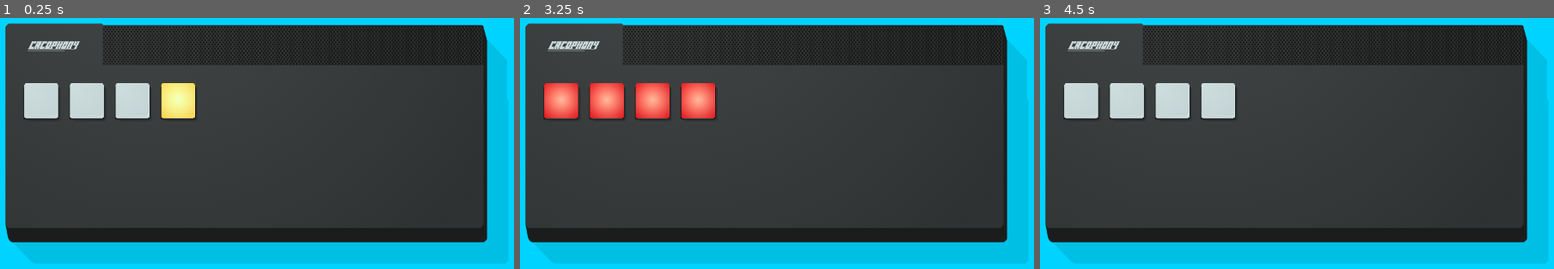
Above: before the commit, frames 1-3 (left to right).
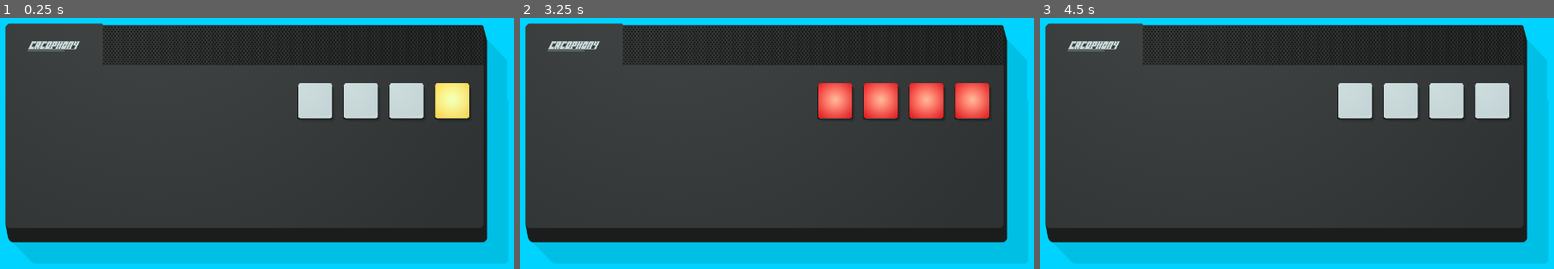
Above: after the commit, the same moments.

Repository: winterbeak/cacophony-t35x
Game: Godot game, scene res://Main.tscn
Same seed, same stepped clock (60 frames per second), same inputs: the game is played once before the commit and once after it.
Inputs:
- Up to frame 1 (0.25 s): no input
- Up to frame 2 (3.25 s): tap Enter at 0.5, 2 s; tap Space at 1.25, 2.75 s
- Up to frame 3 (4.5 s): tap Enter at 3.5 s; tap Space at 4.25 s

The runs differ from the first frame. In frame 1, 7.7% of the frame differs, in the area x 4-92%, y 25-41%; in frame 2, 7.7%; in frame 3, 7.7%.

Commit message:
Move light distance into constants scene

Diff:
--- a/Analog Cacophony/project.godot
+++ b/Analog Cacophony/project.godot
@@ -17,6 +17,10 @@
 config/name="Analog Cacophony"
 run/main_scene="res://Main.tscn"
 config/icon="res://icon.png"
+
+[autoload]
+
+Constants="*res://scripts/Constants.gd"
 
 [display]
 
--- a/Analog Cacophony/scenes/Grid.gd
+++ b/Analog Cacophony/scenes/Grid.gd
@@ -1,6 +1,9 @@
 extends Node2D
 
 var timer = 0
+
+func _ready():
+	$SequenceComponent.position.x = Constants.LIGHT_DISTANCE_HORIZ * 6
 
 func _process(delta):
 	if timer % 600 == 0:
--- a/Analog Cacophony/scenes/components/SequenceComponent.tscn
+++ b/Analog Cacophony/scenes/components/SequenceComponent.tscn
@@ -13,15 +13,12 @@
 key = "u"
 
 [node name="Light3" parent="." index="2" instance=ExtResource( 2 )]
-position = Vector2( 85, 0 )
 key = "i"
 
 [node name="Light2" parent="." index="3" instance=ExtResource( 2 )]
-position = Vector2( 170, 0 )
 key = "o"
 
 [node name="Light1" parent="." index="4" instance=ExtResource( 2 )]
-position = Vector2( 255, 0 )
 key = "p"
 
 [node name="FillPlayer" type="AudioStreamPlayer2D" parent="." index="5"]
--- /dev/null
+++ b/Analog Cacophony/scripts/Constants.gd
@@ -0,0 +1,3 @@
+extends Node2D
+
+const LIGHT_DISTANCE_HORIZ: int = 85
--- a/Analog Cacophony/scripts/components/SequenceComponent.gd
+++ b/Analog Cacophony/scripts/components/SequenceComponent.gd
@@ -8,6 +8,8 @@
 func _ready() -> void:
 	# Note that Light1 is the rightmost light, and Light4 is the leftmost for this component
 	lights = [$Light1, $Light2, $Light3, $Light4]
+	for i in range(len(lights)):
+		lights[i].position.x = Constants.LIGHT_DISTANCE_HORIZ * (3 - i)
 
 func start() -> void:
 	activate_player.play()
@@ -25,7 +27,7 @@
 # Changes the activated light to the next one in sequence.
 func next_light() -> void:
 
-	fill_player.position.x = 85*(3 - current_light) + 85/2
+	fill_player.position.x = Constants.LIGHT_DISTANCE_HORIZ * (3.5 - current_light)
 	fill_player.pitch_scale = 0.7 + current_light * 0.12
 	fill_player.play()
 
